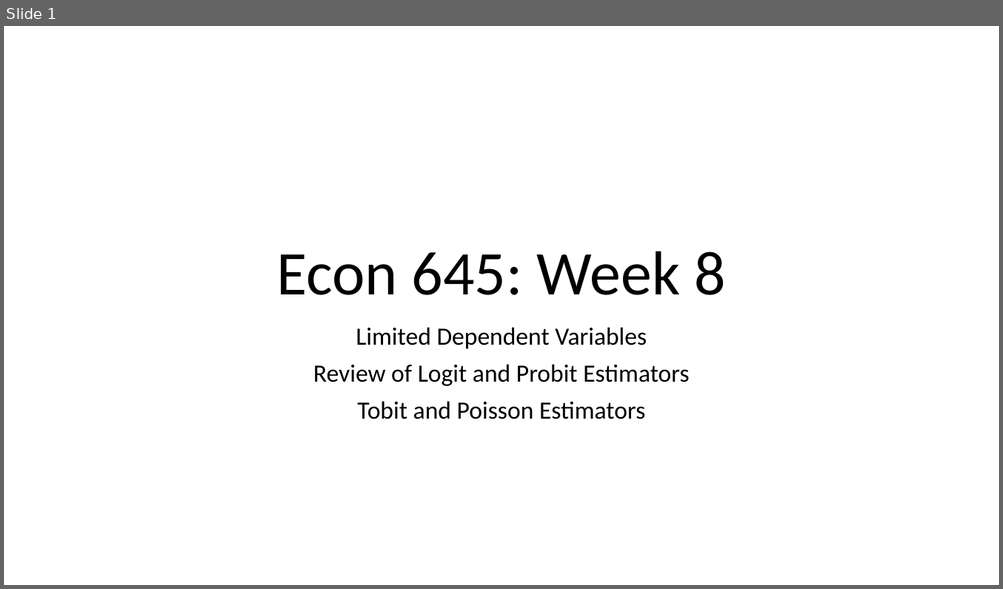
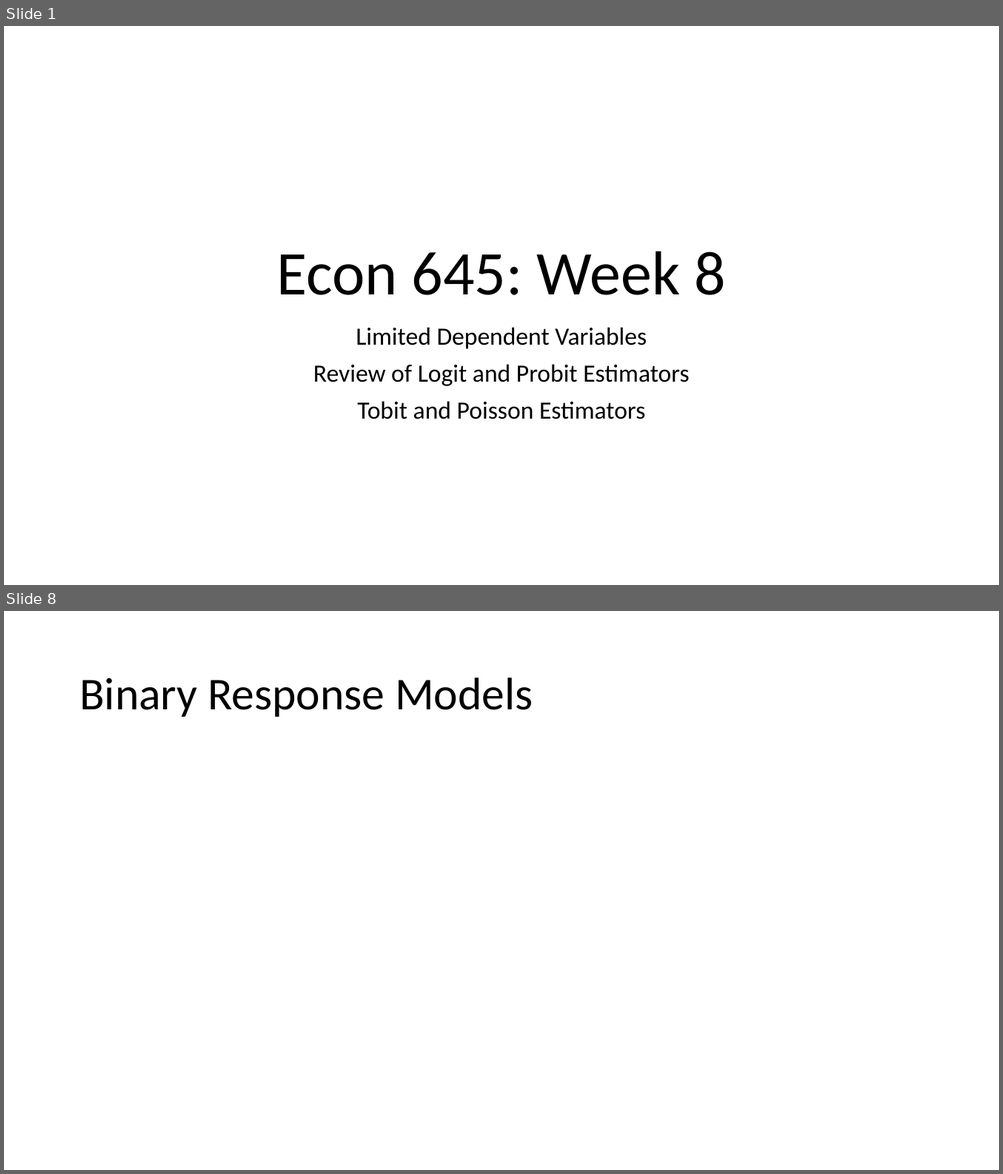
Before and after one commit to tmontgo/Econ645, a slide deck: Slides/Week_8_Limited_Dependent_Part1.pptx. Shown one above the other, each under a label of ours: slide 1 before the commit, slides 1 and 8 after it; the slides between them are not shown. The pictures are 1003x589 and 1003x1174 pixels, drawn with LibreOffice and Linux fonts; fonts in the diff are those of the drawing; grey boxes stand for pictures. Boxes give left, top, right and bottom in pixels: in the first picture for what was removed or moved away, otherwise in the second. Text is boxed around its words. In the diff, an @@ line names an element or a change of style, - is before the commit and + after.

```diff
--- a/Slides/Week_8_Limited_Dependent_Part1.pptx
+++ b/Slides/Week_8_Limited_Dependent_Part1.pptx
@@ slide 8 added at bbox=[4, 611, 999, 1170], background #FFFFFF @@
@@ title added at bbox=[79, 678, 532, 717], 44 pt, text #000000 @@
+Binary Response Models
```
Also in this commit, not shown: 1 slide changed, 11 other slides added, 2 other files.
